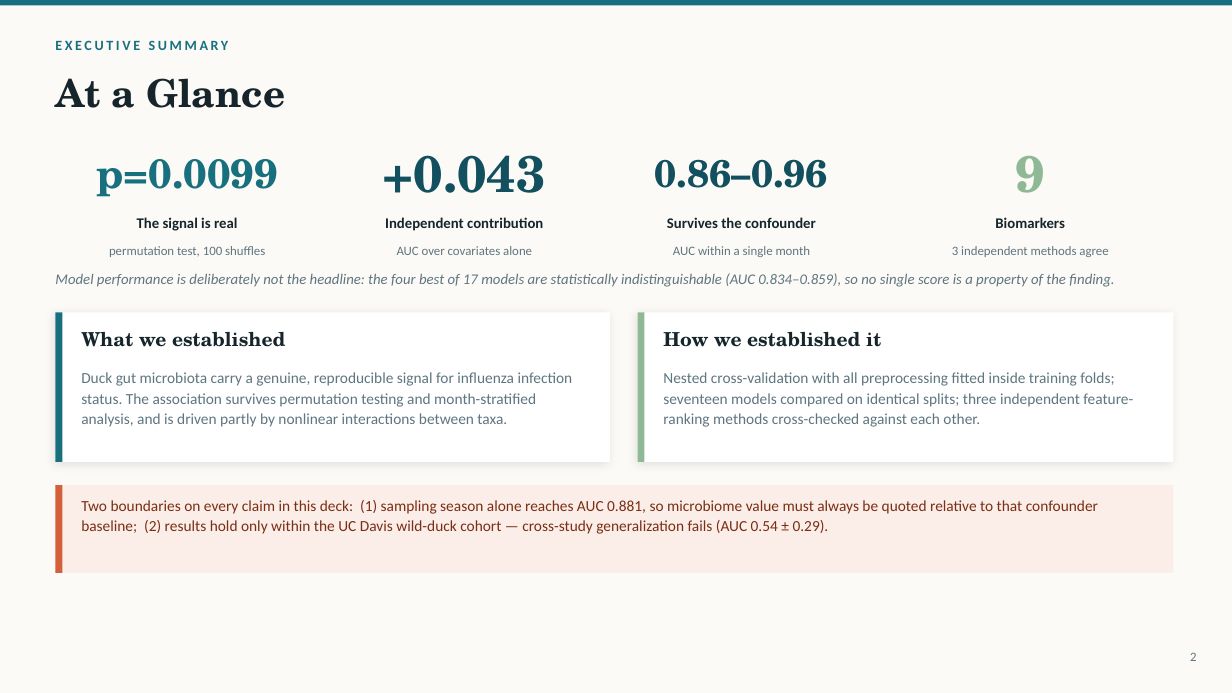
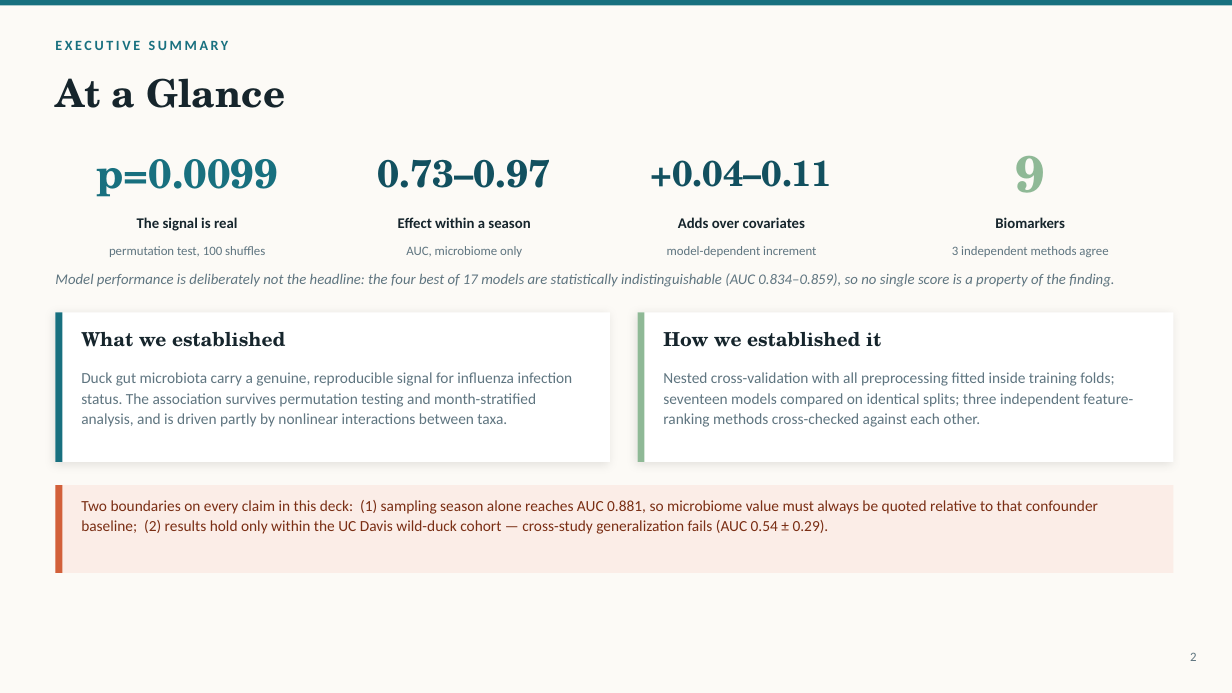
Before and after one commit to pengsihua2023/Christina-machine-learning-project, a slide deck: slide 2 of slides/Influenza_Microbiome_ML_Overview.pptx. Drawn at 1232x693 pixels with LibreOffice and Linux fonts; fonts in the diff are those of the drawing. Boxes give left, top, right and bottom in pixels: in the first picture for what was removed or moved away, otherwise in the second. Text is boxed around its words. In the diff, an @@ line names an element or a change of style, - is before the commit and + after.

```diff
--- a/slides/Influenza_Microbiome_ML_Overview.pptx
+++ b/slides/Influenza_Microbiome_ML_Overview.pptx
@@ text at (x1=378, y1=159, x2=551, y2=188): text changed; size 40 to 30 pt @@
-+0.043
+0.73–0.97
@@ text at (x1=650, y1=160, x2=832, y2=187): text changed; size 30 to 28 pt @@
-0.86–0.96
++0.04–0.11
@@ text at (x1=398, y1=217, x2=530, y2=228): text changed @@
-Independent contribution
+Effect within a season
@@ text at (x1=678, y1=217, x2=805, y2=228): text changed @@
-Survives the confounder
+Adds over covariates
@@ text at (x1=406, y1=246, x2=522, y2=257): text changed @@
-AUC over covariates alone
+AUC, microbiome only
@@ text at (x1=667, y1=246, x2=816, y2=257): text changed @@
-AUC within a single month
+model-dependent increment
```
Also in this commit, not shown: 1 other slide changed, 1 slide added, 1 slide removed, 11 other files.
